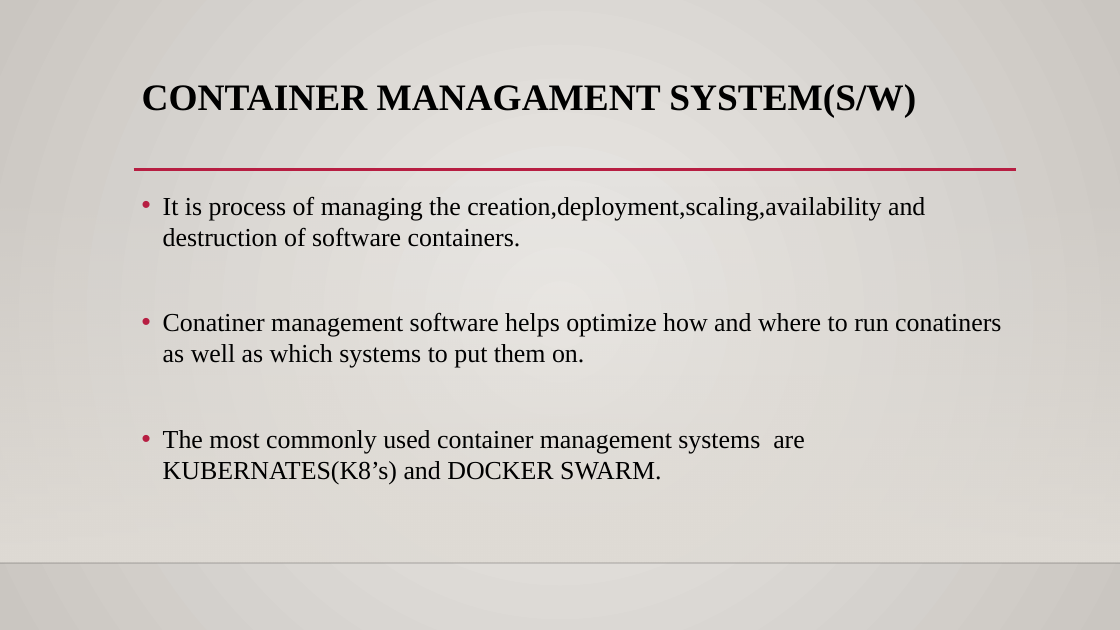
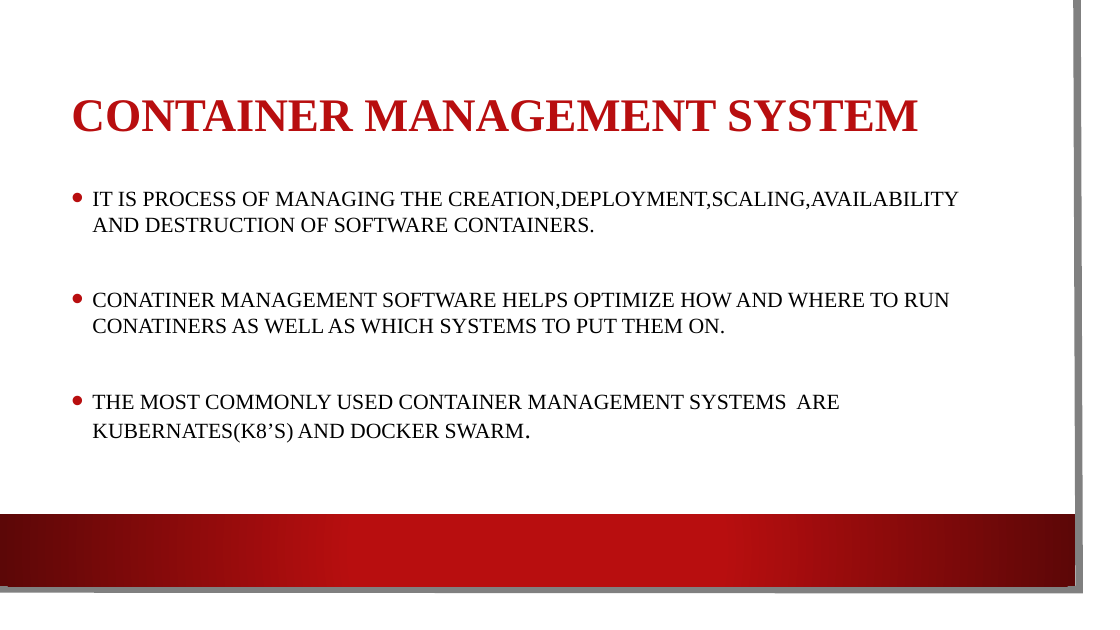
Before and after one commit to NUMBRITHBOPANNA/devopspresentationb2, a slide deck: slide 14 of Docker.pptx (slide 12 before the commit). Drawn at 1120x630 pixels with LibreOffice and Linux fonts; fonts in the diff are those of the drawing; background and template pictures are left out. Boxes give left, top, right and bottom in pixels: in the first picture for what was removed or moved away, otherwise in the second. Text is boxed around its words. In the diff, an @@ line names an element or a change of style, - is before the commit and + after.

```diff
--- a/Docker.pptx
+++ b/Docker.pptx
@@ background gradient #ECEAE7 to #CAC7C1 to picture (left out) @@
@@ rectangle: place and size @@
-rectangle at (0,186,1120,563)
+rectangle at (0,0,1101,611)
@@ rectangle at (0,0,1101,611): fill gradient #DFDBD5 to #FFFFFF; shadow on @@
@@ freeform shape added at (0,0,1080,590), outline #808080 6.5 pt @@
@@ title "CONTAINER MANAGEMENT SYSTEM" at (71,100,919,132): vertical alignment top to middle @@
@@ title at (71,100,919,132): text changed; size 32 to 40 pt; text colour #000000 to #B80E0F @@
-CONTAINER MANAGAMENT SYSTEM(S/W)
+CONTAINER MANAGEMENT SYSTEM
@@ line removed from (134, 170) to (1017, 170) @@
@@ text "IT IS PROCESS OF MANAGING ..." at (92,191,959,443): vertical alignment top to middle @@
@@ text at (92,191,959,443): text changed; size 22.2 to 18.6 pt @@
-• It is process of managing the creation,deployment,scaling,availability and destruction of software containers.
-• Conatiner management software helps optimize how and where to run conatiners as well as which systems to put them on.
-• The most commonly used container management systems are KUBERNATES(K8’s) and DOCKER SWARM.
+• IT IS PROCESS OF MANAGING THE CREATION,DEPLOYMENT,SCALING,AVAILABILITY AND DESTRUCTION OF SOFTWARE CONTAINERS.
+• CONATINER MANAGEMENT SOFTWARE HELPS OPTIMIZE HOW AND WHERE TO RUN CONATINERS AS WELL AS WHICH SYSTEMS TO PUT THEM ON.
+• THE MOST COMMONLY USED CONTAINER MANAGEMENT SYSTEMS ARE KUBERNATES(K8’S) AND DOCKER SWARM.
@@ rectangle added at (0,514,1075,586), fill gradient #B80E0F to #5C0707 @@
@@ line removed from (0, 563) to (1120, 563) @@
```
Also in this commit, not shown: 6 other slides changed, 13 slides added, 6 slides removed, 9 other files.
